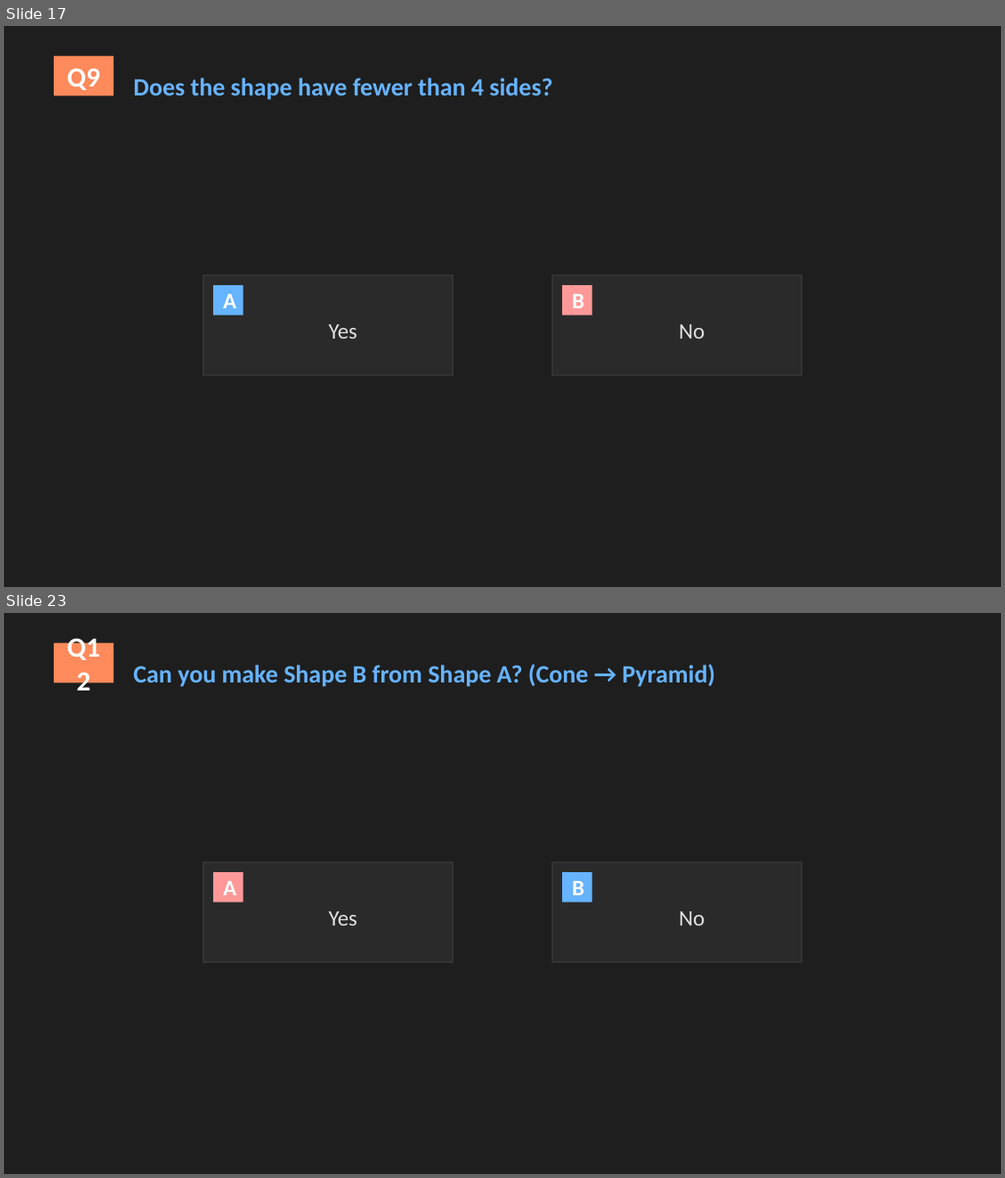
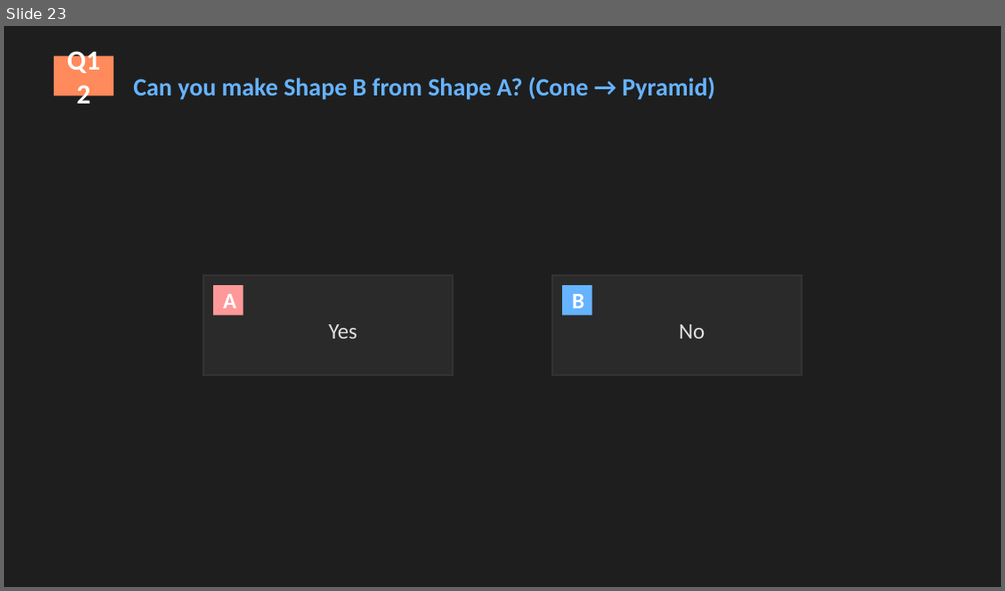
Before and after one commit to Regalx1/Math1-Quiz-Powerpoint, a slide deck: math-shapes-quiz-complete.pptx. Shown one above the other, each under a label of ours: slides 17 and 23 before the commit, slide 23 after it; the slides between them are not shown. The pictures are 1005x1178 and 1005x591 pixels, drawn with LibreOffice and Linux fonts; fonts in the diff are those of the drawing. Boxes give left, top, right and bottom in pixels: in the first picture for what was removed or moved away, otherwise in the second. Text is boxed around its words. In the diff, an @@ line names an element or a change of style, - is before the commit and + after.

```diff
--- a/math-shapes-quiz-complete.pptx
+++ b/math-shapes-quiz-complete.pptx
@@ slide 17 removed at <box>4,26,1001,587</box>, background #1E1E1E @@
@@ rectangle removed at <box>54,56,113,95</box> @@
-Q9
@@ text removed at <box>133,78,552,100</box> @@
-Does the shape have fewer than 4 sides?
@@ rectangle removed at <box>203,275,453,375</box> @@
@@ rectangle removed at <box>203,275,453,375</box> @@
@@ rectangle removed at <box>213,285,243,315</box> @@
-A
@@ rectangle removed at <box>552,275,801,375</box> @@
@@ rectangle removed at <box>552,275,801,375</box> @@
@@ rectangle removed at <box>562,285,592,315</box> @@
-B
@@ text removed at <box>329,324,357,338</box> @@
-Yes
@@ text removed at <box>679,324,704,338</box> @@
-No
```
Also in this commit, not shown: 15 slides changed, 2 slides added, 1 other slide removed, 1 other file.
